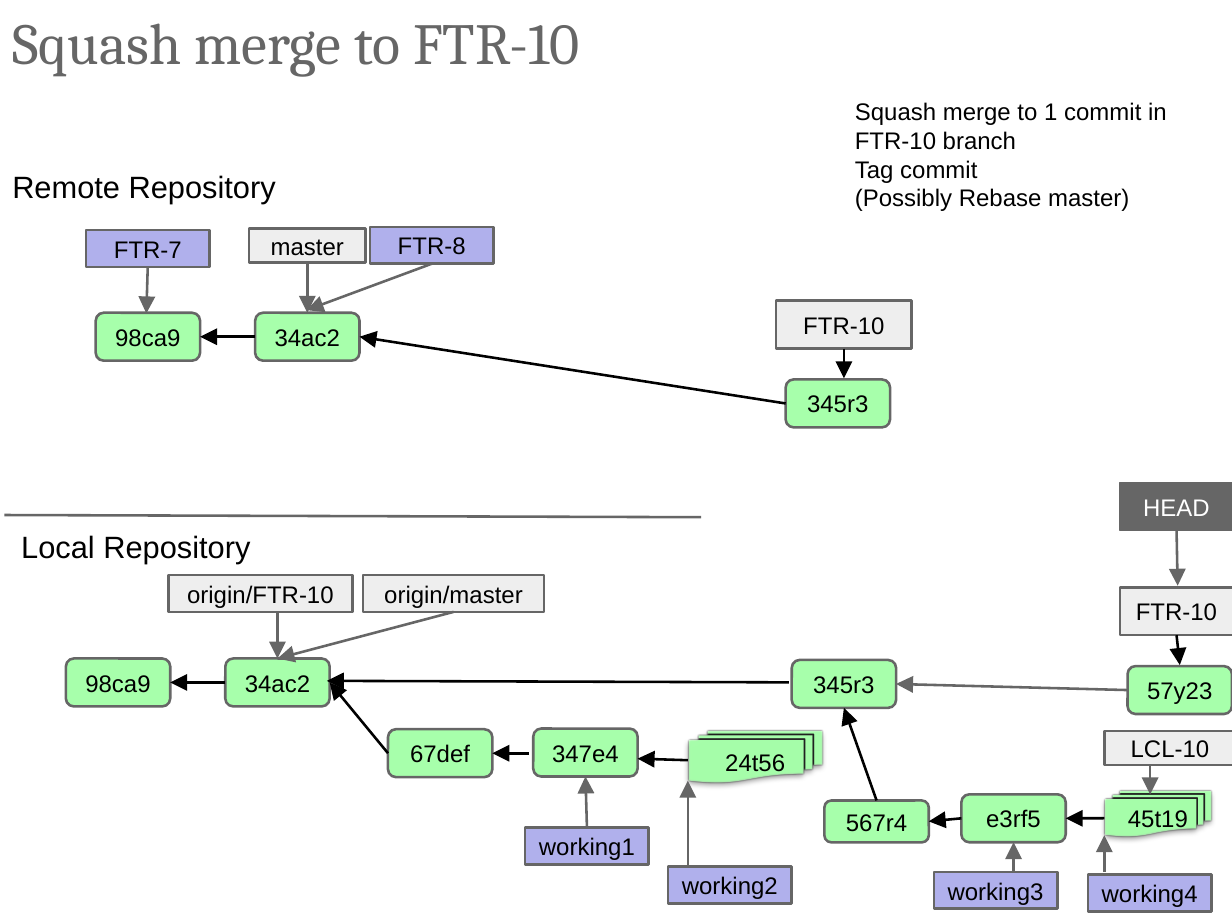
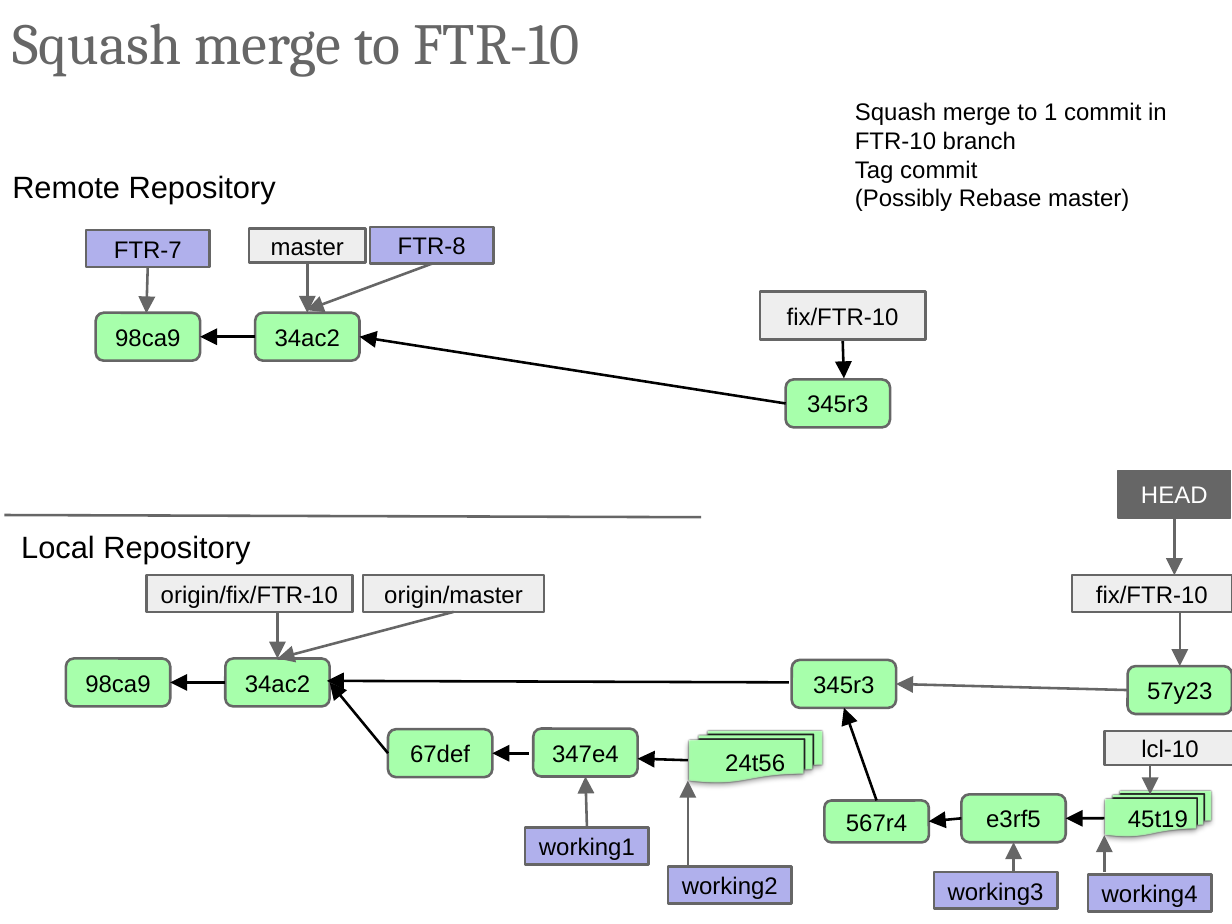
Before and after one commit to ilyaro/mysite, a slide deck: slide 16 of WorkStuff/Courses/Git/Git_Gitlab_Best_Practices/Git_Gitlab_BestPractices.pptx (slide 15 before the commit). Drawn at 1232x924 pixels with LibreOffice and Linux fonts; fonts in the diff are those of the drawing. Boxes give left, top, right and bottom in pixels: in the first picture for what was removed or moved away, otherwise in the second. Text is boxed around its words. In the diff, an @@ line names an element or a change of style, - is before the commit and + after.

```diff
--- a/WorkStuff/Courses/Git/Git_Gitlab_Best_Practices/Git_Gitlab_BestPractices.pptx
+++ b/WorkStuff/Courses/Git/Git_Gitlab_Best_Practices/Git_Gitlab_BestPractices.pptx
@@ rectangle "fix/FTR-10": place and size @@
-rectangle "fix/FTR-10" at (776,301,912,349)
+rectangle "fix/FTR-10" at (760,292,925,340)
@@ text in rectangle at (787,307,899,326): text changed @@
-FTR-10
+fix/FTR-10
@@ arrow moved from (844, 349) - (844, 378) to (843, 339) - (844, 378) @@
@@ rectangle "HEAD": place and size @@
-rectangle "HEAD" at (1120,483,1232,531)
+rectangle "HEAD" at (1117,471,1231,519)
@@ arrow moved from (1177, 531) - (1178, 585) to (1174, 519) - (1174, 575) @@
@@ rectangle "origin/fix/FTR-10": place and size @@
-rectangle "origin/fix/FTR-10" at (169,575,354,612)
+rectangle "origin/fix/FTR-10" at (147,575,352,612)
@@ text in rectangle at (161,585,338,608): text changed @@
-origin/FTR-10
+origin/fix/FTR-10
@@ rectangle "fix/FTR-10": place and size @@
-rectangle "fix/FTR-10" at (1120,588,1232,636)
+rectangle "fix/FTR-10" at (1072,575,1232,612)
@@ text in rectangle at (1096,585,1208,604): text changed @@
-FTR-10
+fix/FTR-10
@@ arrow moved from (1177, 636) - (1180, 665) to (1180, 614) - (1180, 667) @@
@@ arrow (1180, 614) - (1180, 667): stroke #000000 1.5 pt to #666666 1.5 pt @@
@@ text in rectangle at (1141,739,1198,758): text changed @@
-LCL-10
+lcl-10
```
Also in this commit, not shown: 16 other slides changed, 1 slide added.
